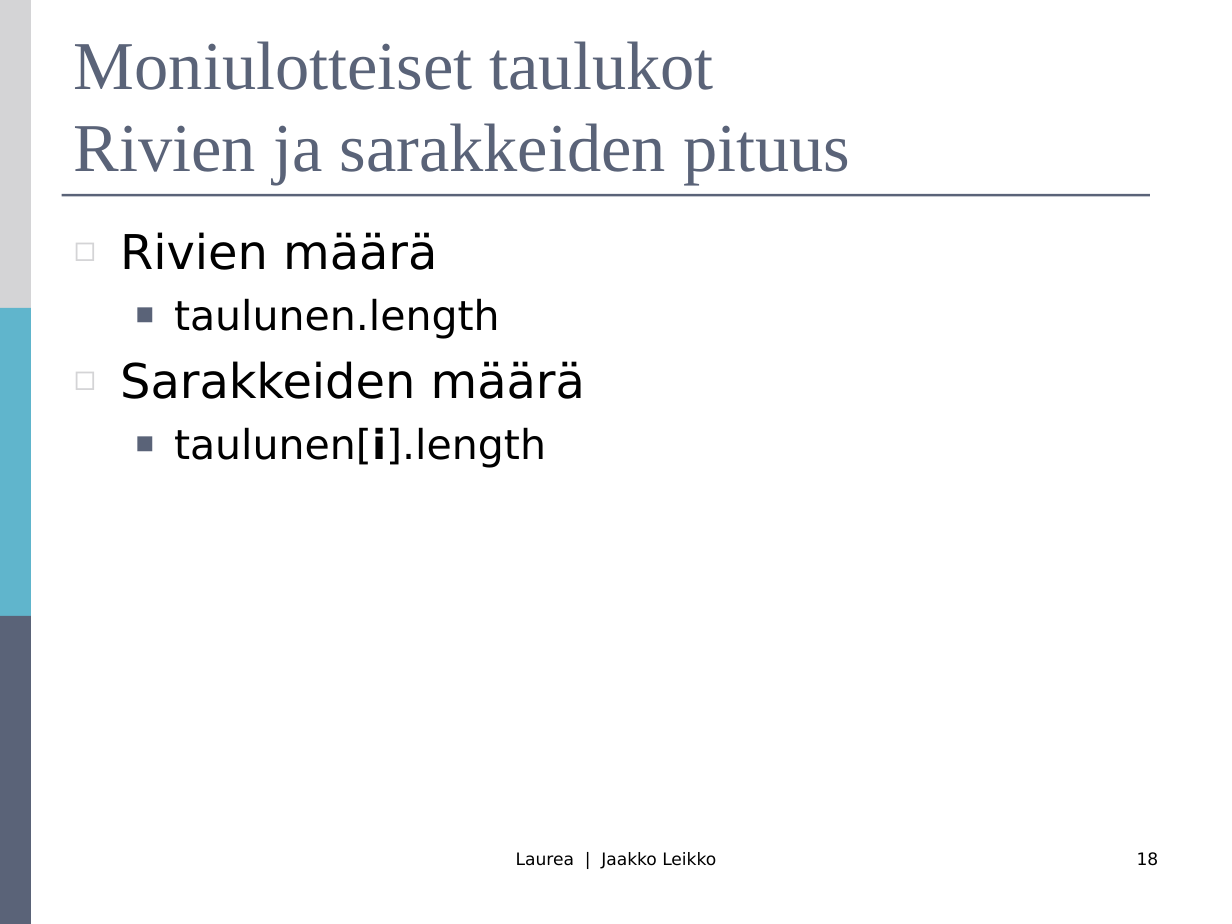
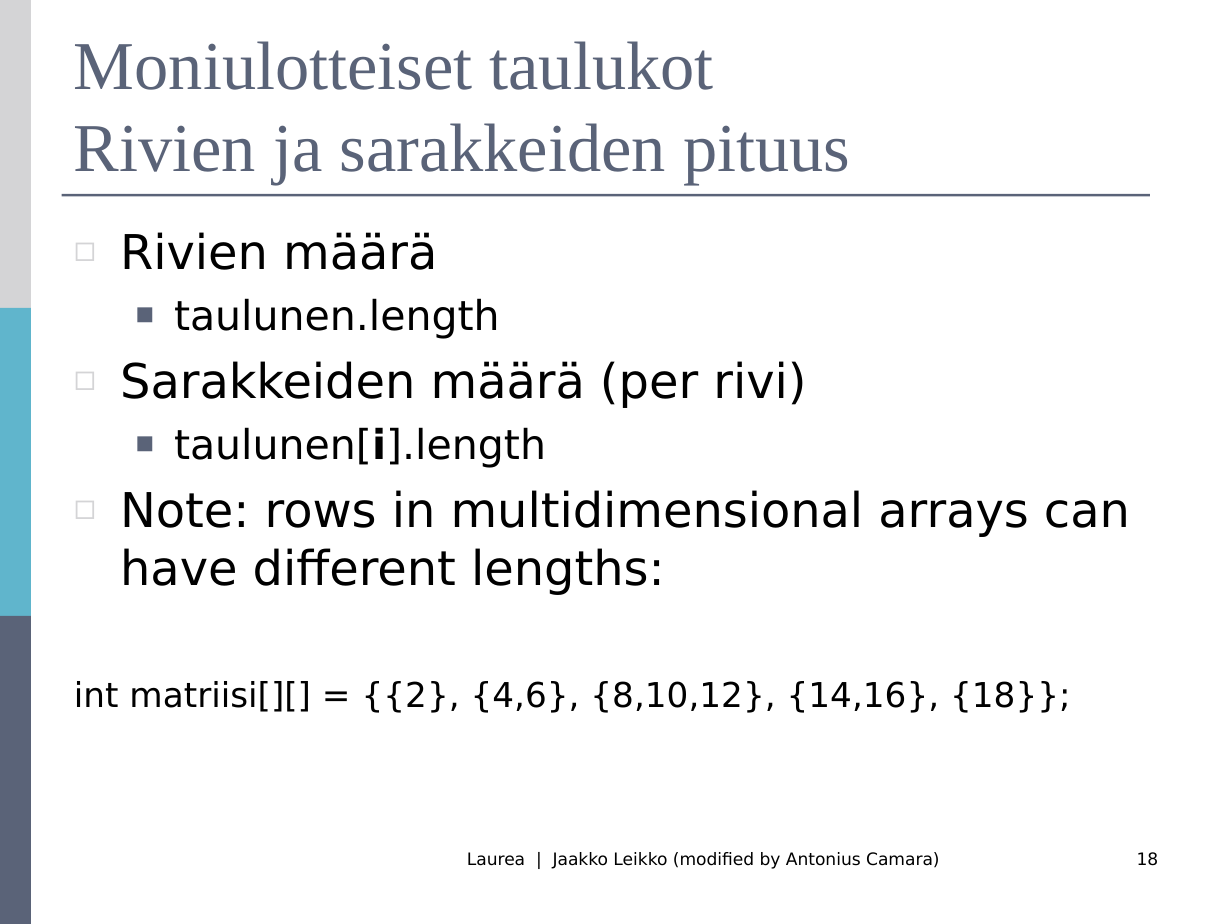
Before and after one commit to mjstenbe/OO_2017, a slide deck: slide 18 of Lecture materials (Antonius)/R0027_Luento-7-Taulukot.ppt. Drawn at 1232x924 pixels with LibreOffice and Linux fonts; fonts in the diff are those of the drawing. Boxes give left, top, right and bottom in pixels: in the first picture for what was removed or moved away, otherwise in the second. Text is boxed around its words. In the diff, an @@ line names an element or a change of style, - is before the commit and + after.

```diff
--- a/Lecture materials (Antonius)/R0027_Luento-7-Taulukot.ppt
+++ b/Lecture materials (Antonius)/R0027_Luento-7-Taulukot.ppt
@@ text at box(120, 361, 806, 408): text changed @@
-◻ Sarakkeiden määrä
+◻ Sarakkeiden määrä (per rivi)
@@ text at box(74, 490, 1130, 713): paragraphs added @@
+◻ Note: rows in multidimensional arrays can have different lengths:
+int matriisi[][] = {{2}, {4,6}, {8,10,12}, {14,16}, {18}};
@@ text at box(467, 852, 940, 869): text changed @@
-Laurea | Jaakko Leikko
+Laurea | Jaakko Leikko (modified by Antonius Camara)
```
Also in this commit, not shown: 1 other file.
